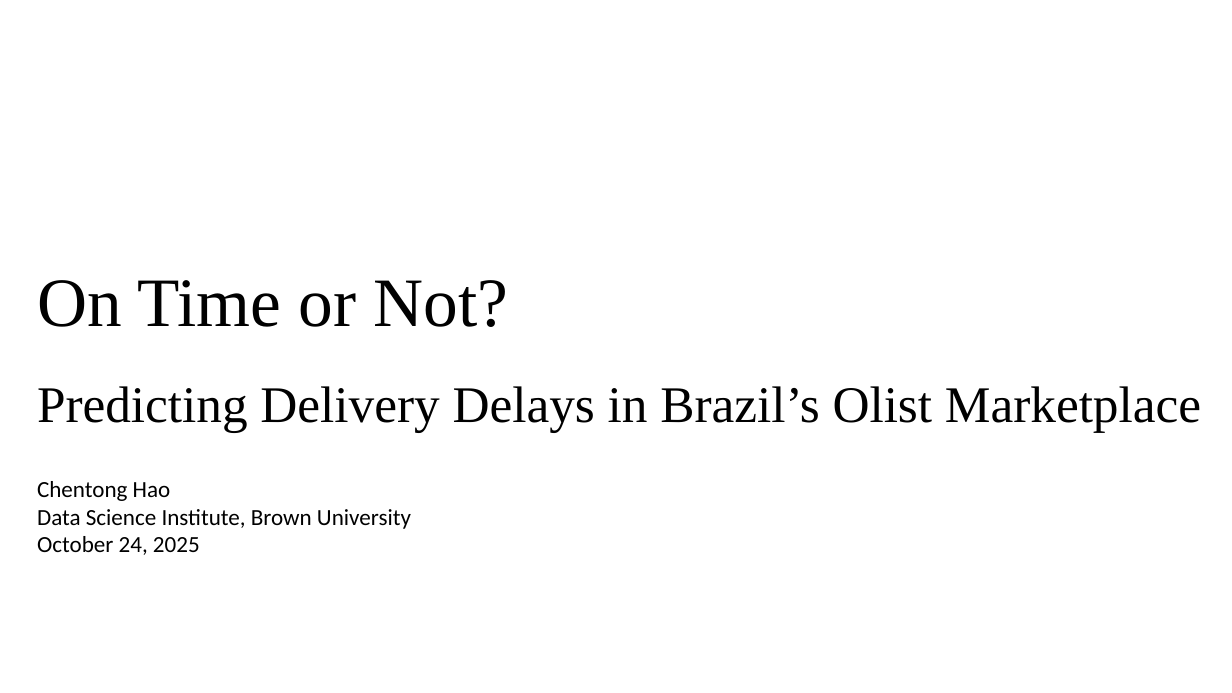
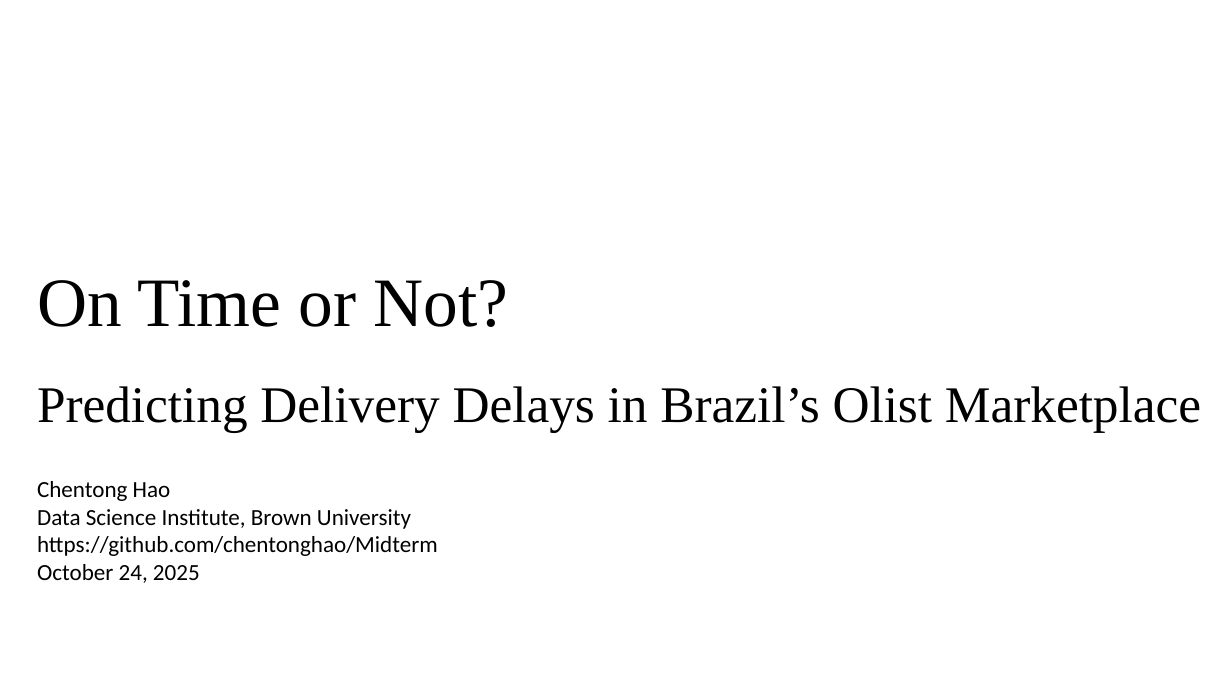
Before and after one commit to chentonghao/Midterm, a slide deck: slide 1 of Presentation.pptx. Drawn at 1232x693 pixels with LibreOffice and Linux fonts; fonts in the diff are those of the drawing. Boxes give left, top, right and bottom in pixels: in the first picture for what was removed or moved away, otherwise in the second. Text is boxed around its words. In the diff, an @@ line names an element or a change of style, - is before the commit and + after.

```diff
--- a/Presentation.pptx
+++ b/Presentation.pptx
@@ text at [37,536,438,556]: paragraph added @@
+https://github.com/chentonghao/Midterm
```
Also in this commit, not shown: 26 other files.
